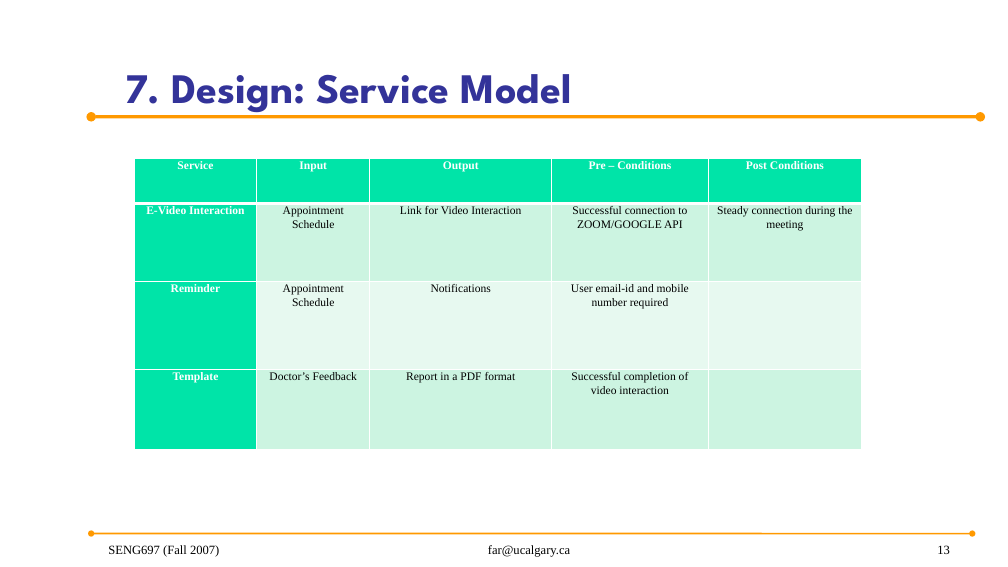
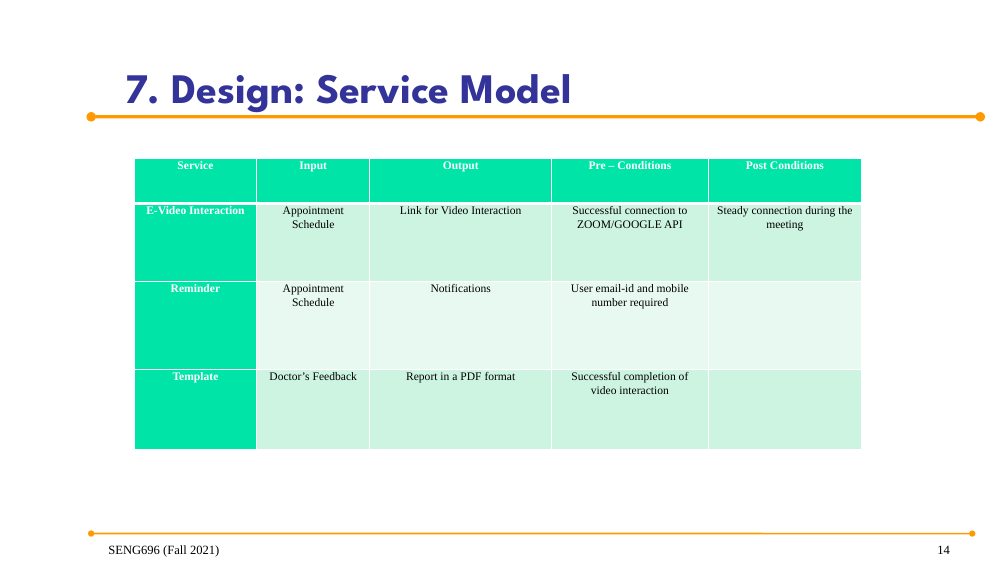
Before and after one commit to anish30145784/SENG696_GroupD, a slide deck: slide 14 of GroupD_ProjectPresentation.pptx (slide 13 before the commit). Drawn at 1008x567 pixels with LibreOffice and Linux fonts; fonts in the diff are those of the drawing; background and template pictures are left out. Boxes give left, top, right and bottom in pixels: in the first picture for what was removed or moved away, otherwise in the second. Text is boxed around its words. In the diff, an @@ line names an element or a change of style, - is before the commit and + after.

```diff
--- a/GroupD_ProjectPresentation.pptx
+++ b/GroupD_ProjectPresentation.pptx
@@ text at (108, 545, 219, 557): text changed @@
-SENG697 (Fall 2007)
+SENG696 (Fall 2021)
@@ text removed at (488, 545, 570, 557) @@
-far@ucalgary.ca
@@ page number at (937, 546, 950, 554): text changed @@
-13
+14
```
Also in this commit, not shown: 11 other slides changed, 1 slide added.
